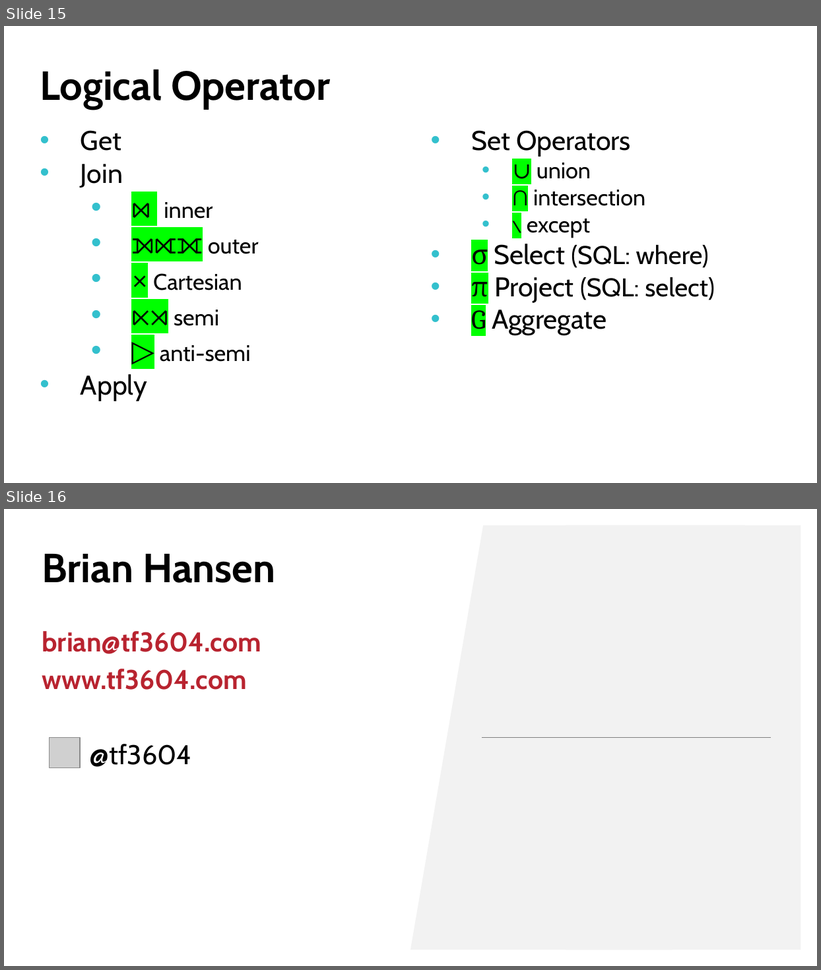
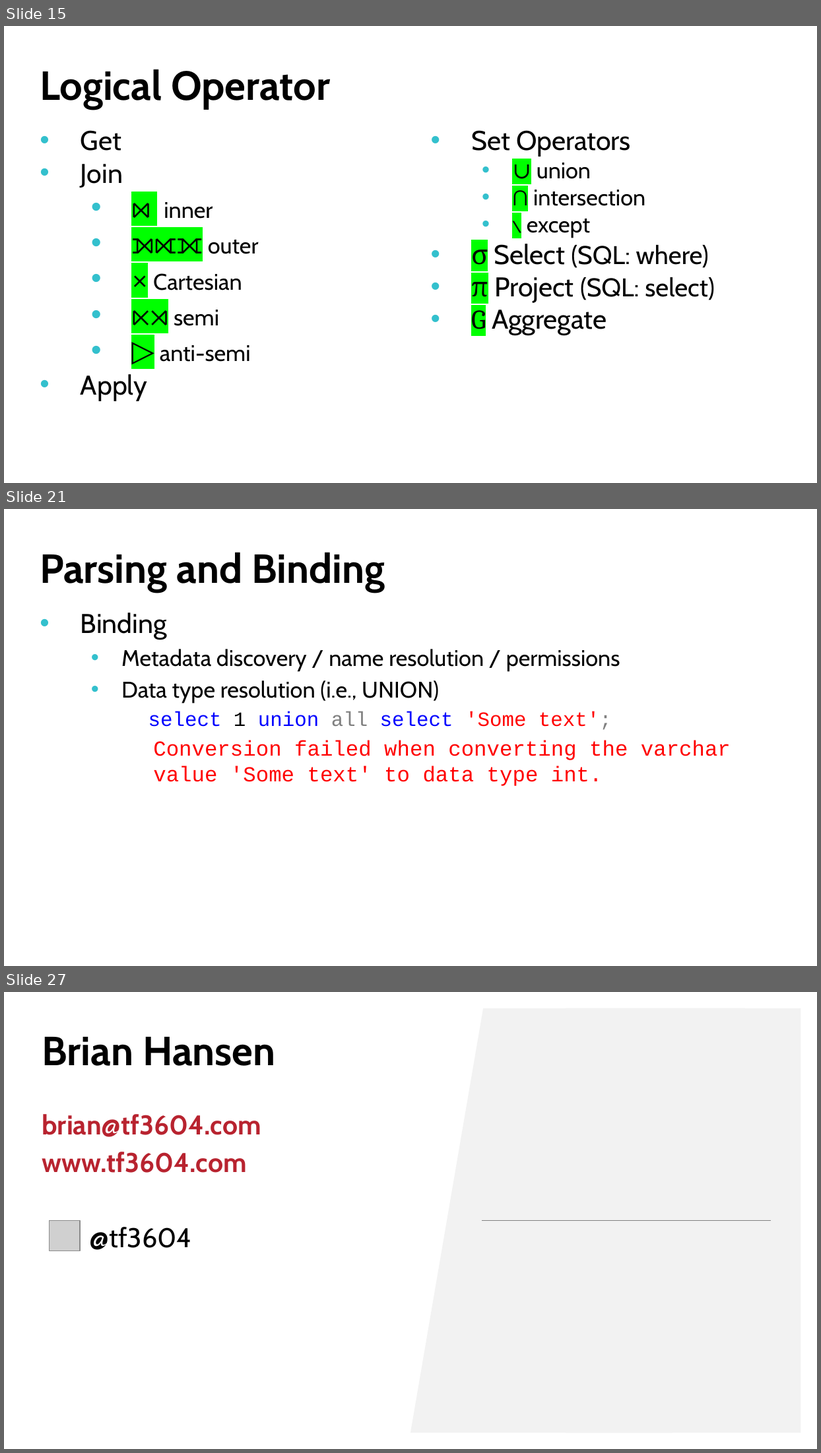
Before and after one commit to tf3604/OptimizerPresentation, a slide deck: Hansen - Get Your Optimizer to Give up All Its Secrets.pptx. Shown one above the other, each under a label of ours: slides 15 and 16 before the commit, slides 15, 21 and 27 after it; the slides between them are not shown. The pictures are 821x970 and 821x1453 pixels, drawn with LibreOffice and Linux fonts; fonts in the diff are those of the drawing; grey boxes stand for pictures; background and template pictures are left out. Boxes give left, top, right and bottom in pixels: in the first picture for what was removed or moved away, otherwise in the second. Text is boxed around its words. In the diff, an @@ line names an element or a change of style, - is before the commit and + after.

```diff
--- a/Hansen - Get Your Optimizer to Give up All Its Secrets.pptx
+++ b/Hansen - Get Your Optimizer to Give up All Its Secrets.pptx
@@ slide 21 added at [4,509,817,966], background picture (left out) @@
@@ title added at [40,552,385,592], 36 pt, text #000000, bold @@
+Parsing and Binding
@@ text added at [81,613,731,786], 20 pt, text #000000 @@
+• Binding
+  • Metadata discovery / name resolution / permissions
+  • Data type resolution (i.e., UNION)
+        select 1 union all select 'Some text';
+        Conversion failed when converting the varchar value 'Some text' to data type int.
@@ what was slide 16 is now slide 27 @@
```
Also in this commit, not shown: 10 other slides added.
